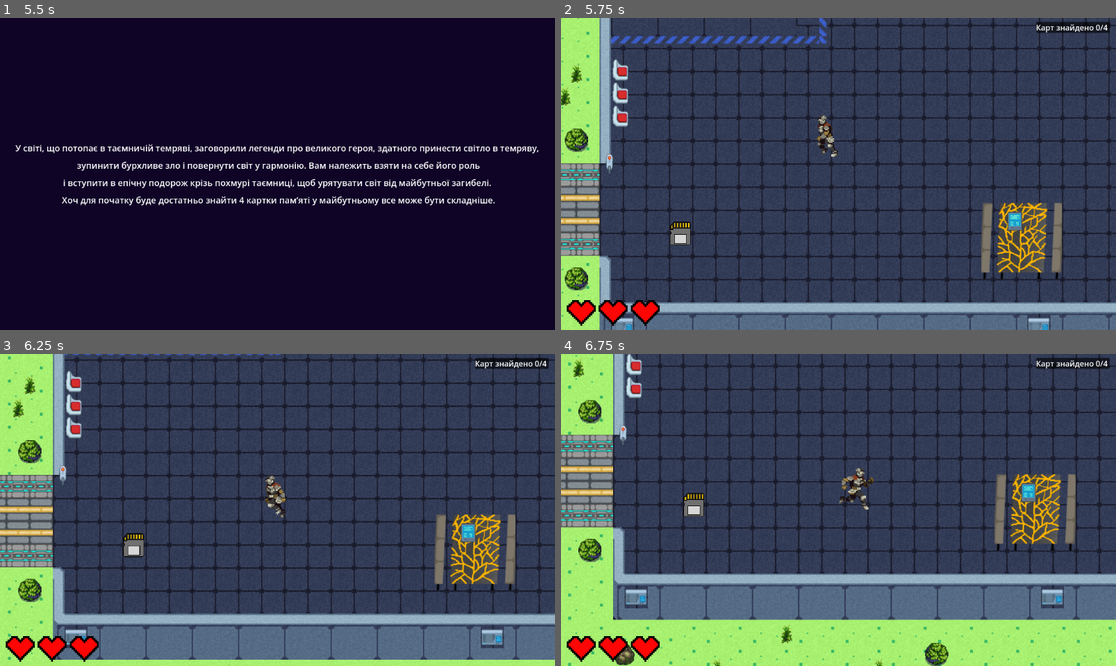
Above: before the commit, frames 1-4 (two rows, left to right).
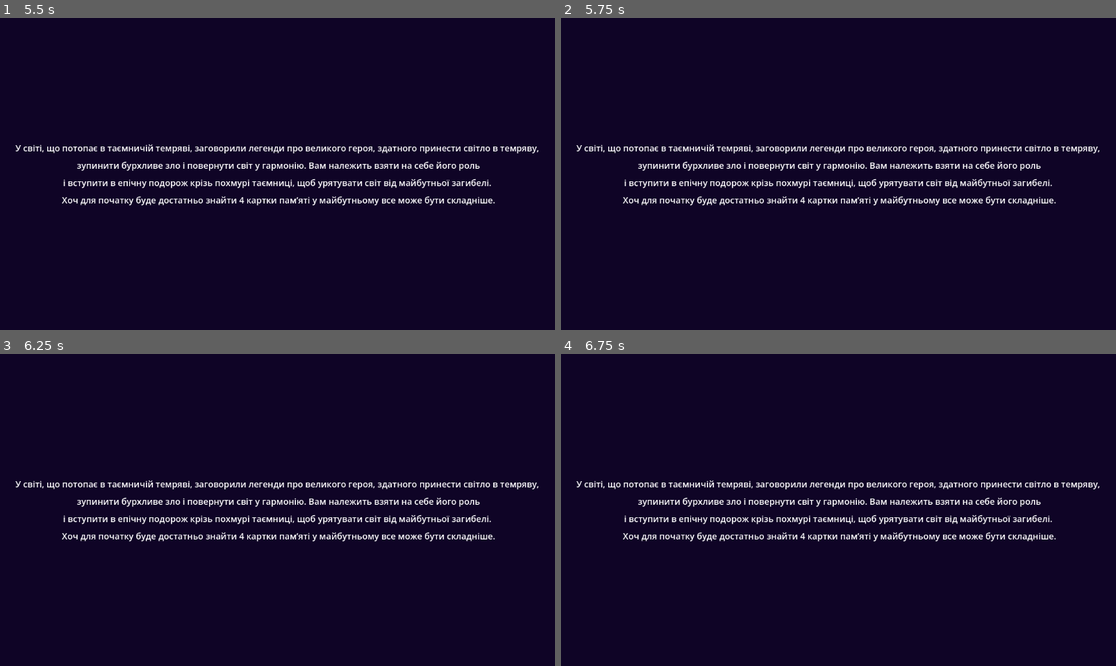
Above: after the commit, the same moments.

Repository: liketaurus/SE-practice-template
Game: Godot game, scene res://Scenes/menu.tscn
The game is run twice, just before and just after one commit, with the same random seed, the same clock (stepped at 60 frames per second) and the same inputs.
Inputs:
- Up to frame 1 (5.5 s): click "Почати гру" at 0.5 s; tap Enter at 1.25, 2.75, 4.25 s; hold D 1.28-2.03 s; hold E 1.28-2.03 s; tap Space at 1.52, 2, 2.27, 3.5, 3.77, 4.52, 5, 5.27 s; hold S 2.03-2.78 s; tap Shift at 2.1, 3.6, 5.1 s; hold D 2.78-3.53 s; hold E 2.78-3.53 s; hold W 3.53-4.28 s; hold E 4.28-5.03 s; hold A from 4.28 s (still down)
- Up to frame 2 (5.75 s): keep holding A
- Up to frame 3 (6.25 s): release A at 5.78 s; hold S from 5.78 s (still down); hold E from 5.78 s (still down)
- Up to frame 4 (6.75 s): release S at 6.53 s; release E at 6.53 s; hold D from 6.53 s (still down); tap Shift at 6.6 s

Frame 1 is identical in both runs. In frame 2, 96% of the frame differs, in the area x 0-100%, y 0-100%; in frame 3, 96%; in frame 4, 97%.

Commit message:
.

Diff:
--- a/src/Cyberpunk2069/Scenes/player.tscn
+++ b/src/Cyberpunk2069/Scenes/player.tscn
@@ -529,7 +529,7 @@
 debug_color = Color(0.384314, 0.611765, 0, 0.419608)
 
 [node name="Timer" type="Timer" parent="."]
-wait_time = 5.0
+wait_time = 10.0
 
 [connection signal="body_entered" from="AttackLeft" to="." method="_on_attack_body_entered"]
 [connection signal="body_entered" from="AttackRight" to="." method="_on_attack_body_entered"]
